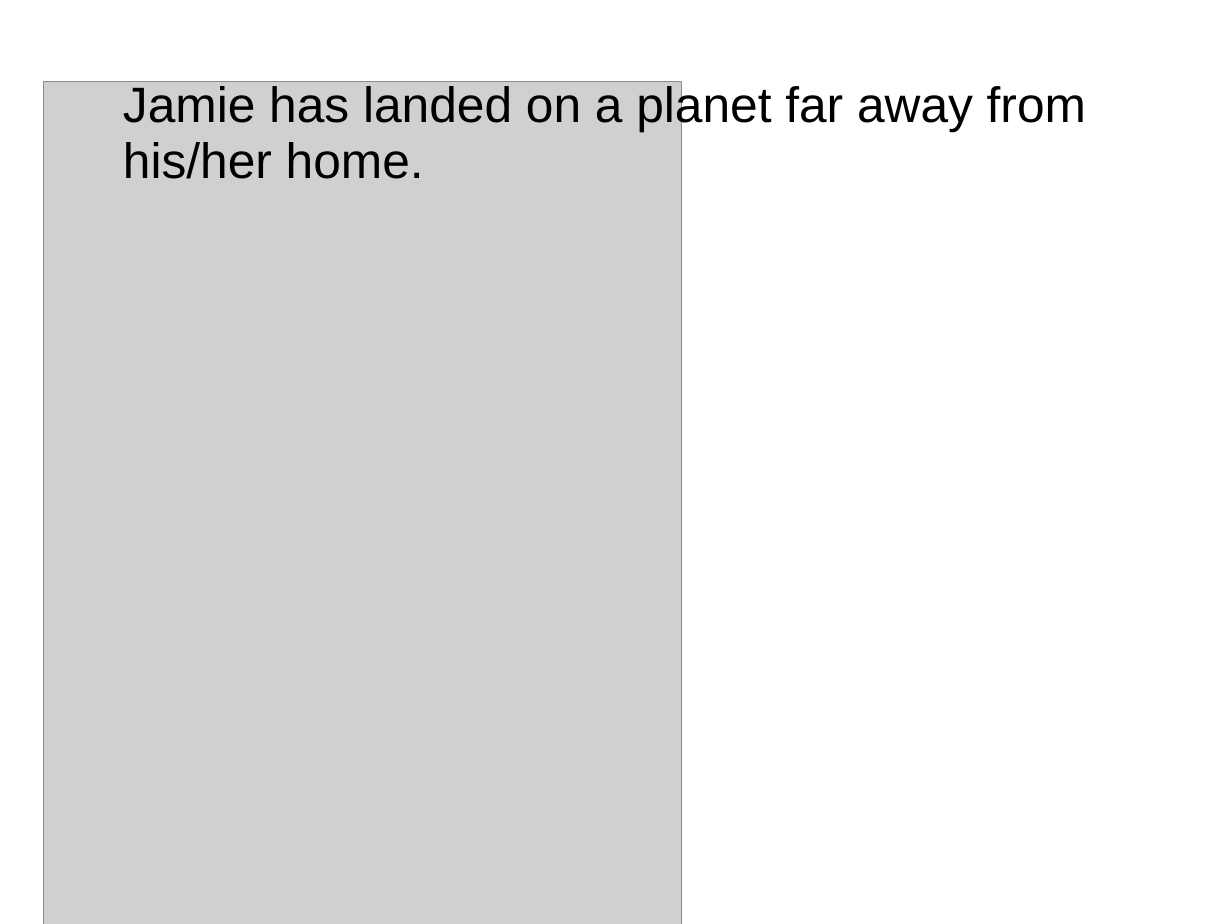
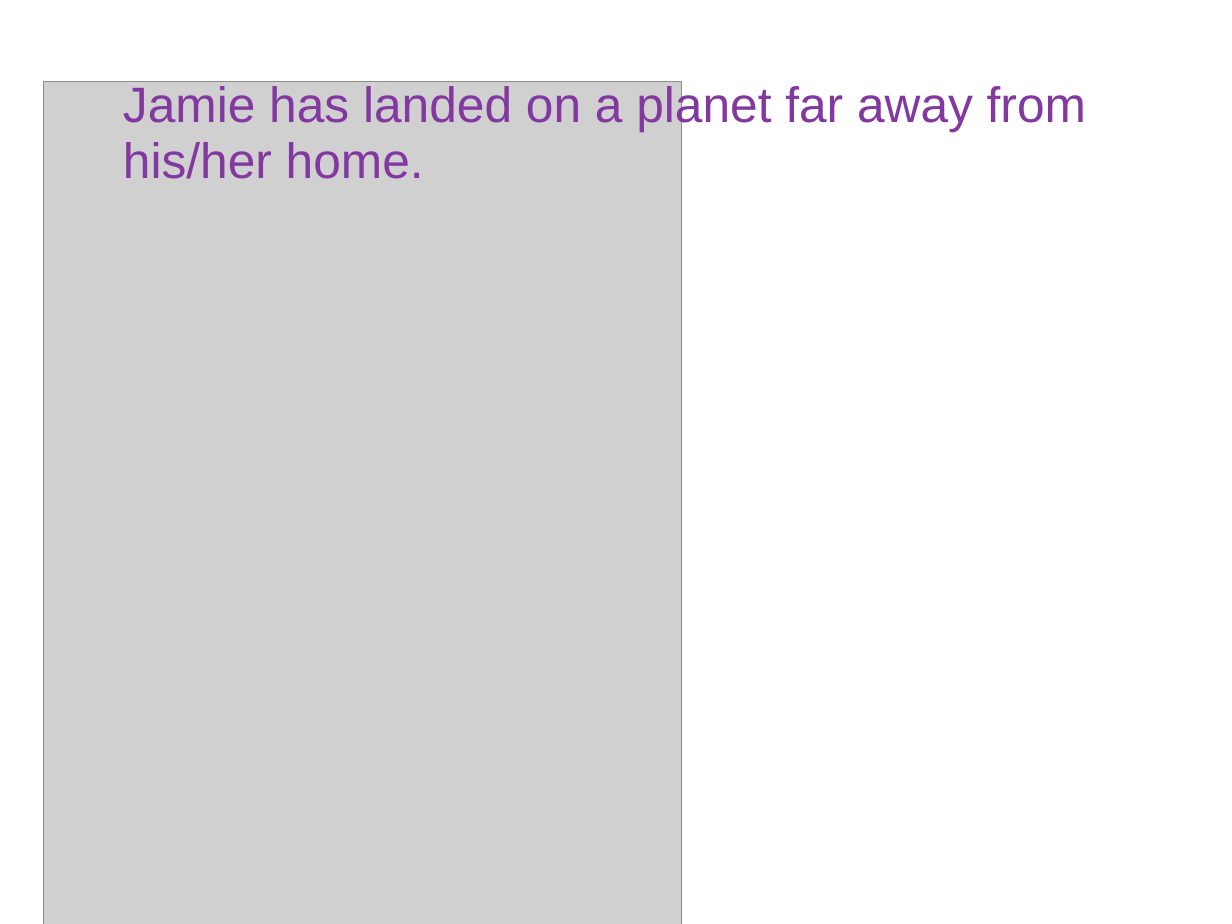
Before and after one commit to denispelli/CriticalSpacing, a slide deck: slide 2 of CoverStory.ppt. Drawn at 1232x924 pixels with LibreOffice and Linux fonts; fonts in the diff are those of the drawing; grey boxes stand for pictures. Boxes give left, top, right and bottom in pixels: in the first picture for what was removed or moved away, otherwise in the second. Text is boxed around its words. In the diff, an @@ line names an element or a change of style, - is before the commit and + after.

```diff
--- a/CoverStory.ppt
+++ b/CoverStory.ppt
@@ subtitle "Jamie has landed on a ..." at [123, 83, 1086, 179]: text colour #000000 to #8337A0 @@
```
Also in this commit, not shown: 8 other slides changed, 2 other files.
